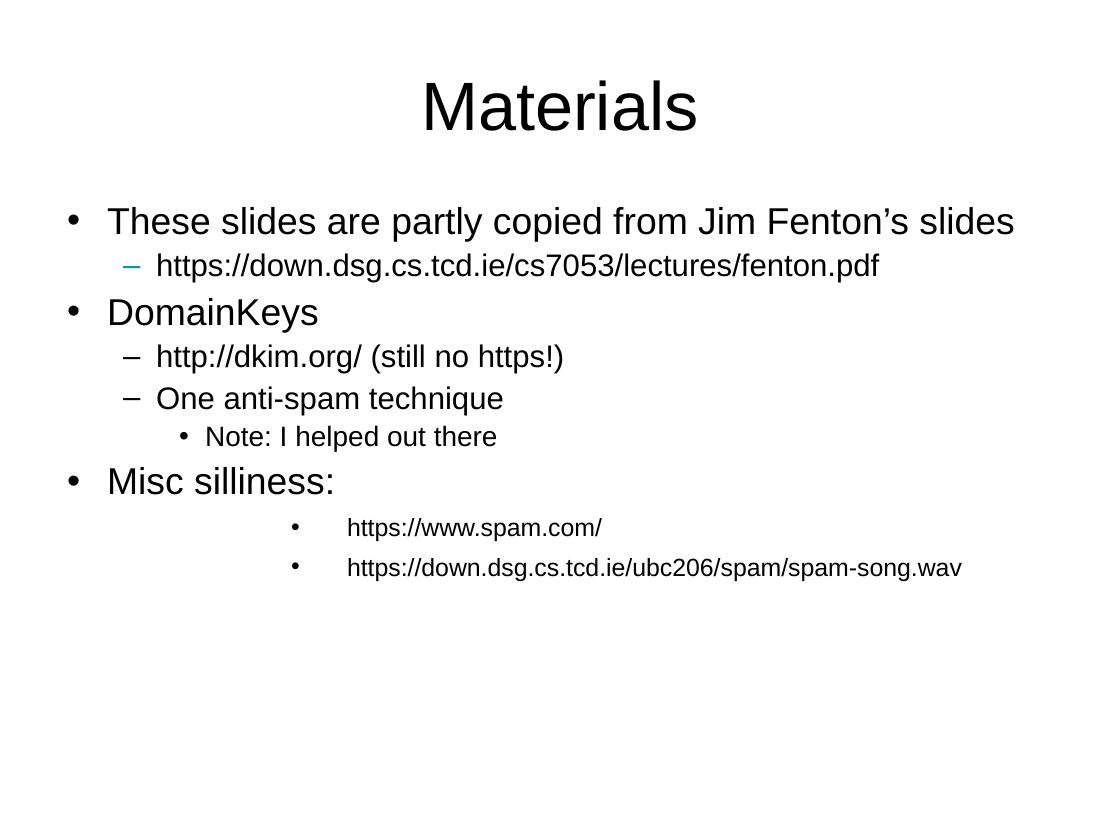
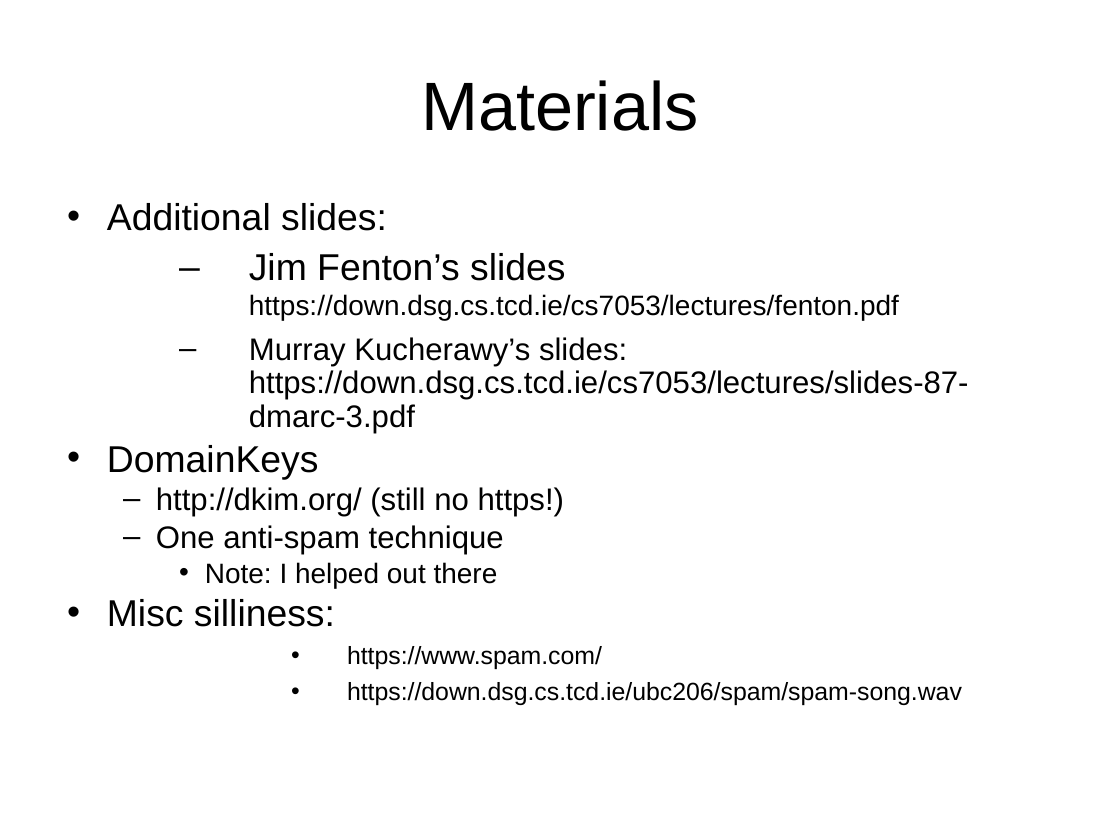
Before and after one commit to sftcd/cs7053, a slide deck: slide 3 of 2016lectures/04-spam.ppt. Drawn at 1120x840 pixels with LibreOffice and Linux fonts; fonts in the diff are those of the drawing. Boxes give left, top, right and bottom in pixels: in the first picture for what was removed or moved away, otherwise in the second. Text is boxed around its words. In the diff, an @@ line names an element or a change of style, - is before the commit and + after.

```diff
--- a/2016lectures/04-spam.ppt
+++ b/2016lectures/04-spam.ppt
@@ text at (x1=107, y1=203, x2=969, y2=433): text changed @@
-• These slides are partly copied from Jim Fenton’s slides
-  – https://down.dsg.cs.tcd.ie/cs7053/lectures/fenton.pdf
+• Additional slides:
+  – Jim Fenton’s slides https://down.dsg.cs.tcd.ie/cs7053/lectures/fenton.pdf
+  – Murray Kucherawy’s slides: https://down.dsg.cs.tcd.ie/cs7053/lectures/slides-87-dmarc-3.pdf
@@ text at (x1=107, y1=445, x2=962, y2=705): line spacing 0.9 to 0.8; indent changed; line spacing 1 to 0.9 @@
```
Also in this commit, not shown: 18 other slides changed, 1 slide added, 2 other files.
